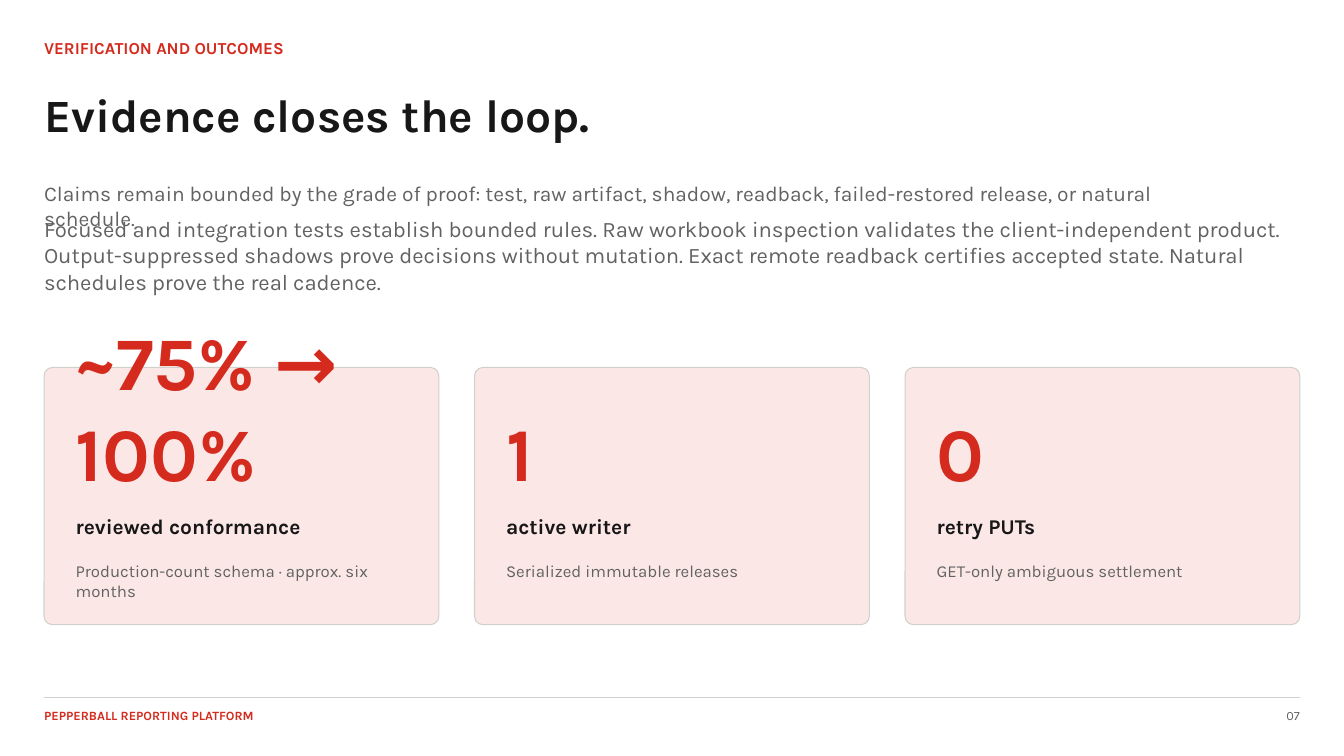
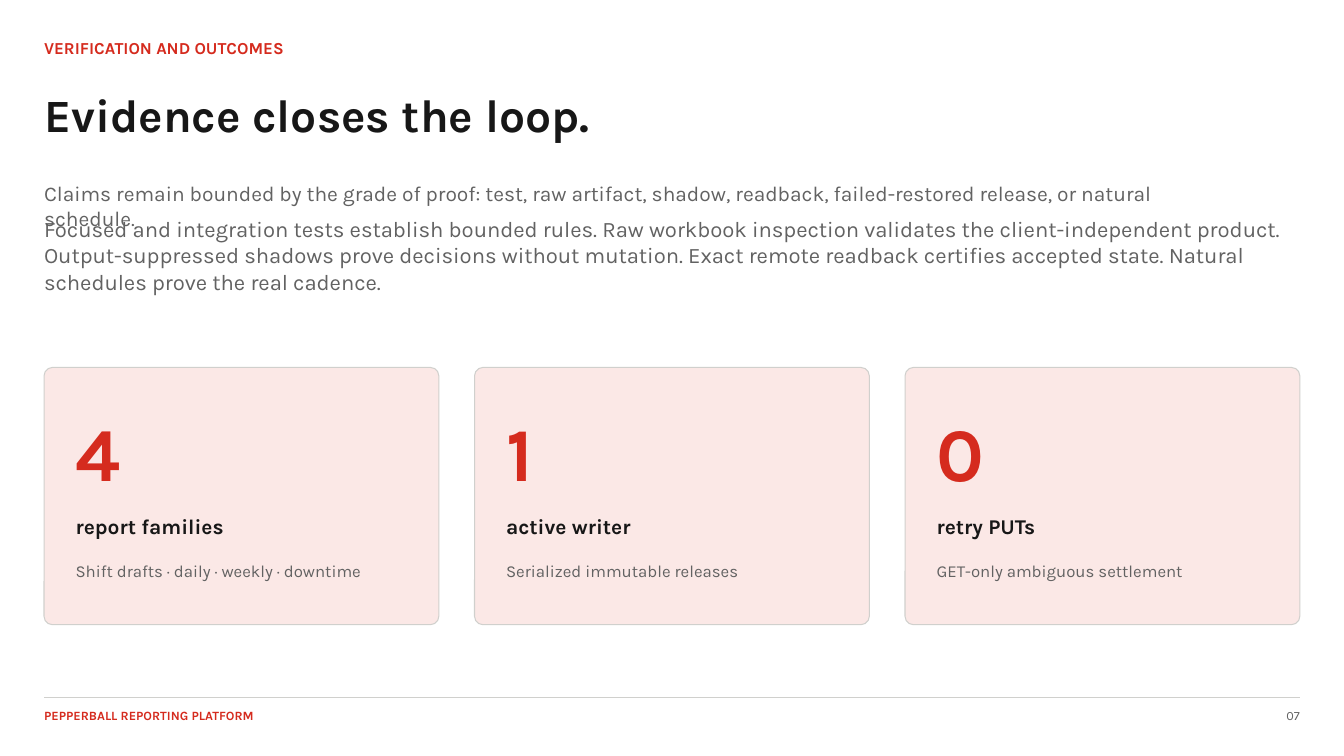
Before and after one commit to tonnyryam/pepperball-reporting-platform-case-study, a slide deck: slide 7 of public/Thomas-Ryan-PepperBall-Platform-Case-Study.pptx. Drawn at 1344x756 pixels with LibreOffice and Linux fonts; fonts in the diff are those of the drawing. Boxes give left, top, right and bottom in pixels: in the first picture for what was removed or moved away, otherwise in the second. Text is boxed around its words. In the diff, an @@ line names an element or a change of style, - is before the commit and + after.

```diff
--- a/public/Thomas-Ryan-PepperBall-Platform-Case-Study.pptx
+++ b/public/Thomas-Ryan-PepperBall-Platform-Case-Study.pptx
@@ text at <box>76,431,121,481</box>: text changed @@
-~75% → 100%
+4
@@ text at <box>76,519,223,539</box>: text changed @@
-reviewed conformance
+report families
@@ text at <box>76,565,361,581</box>: text changed @@
-Production-count schema · approx. six months
+Shift drafts · daily · weekly · downtime
```
Also in this commit, not shown: 3 other slides changed, 24 other files.
